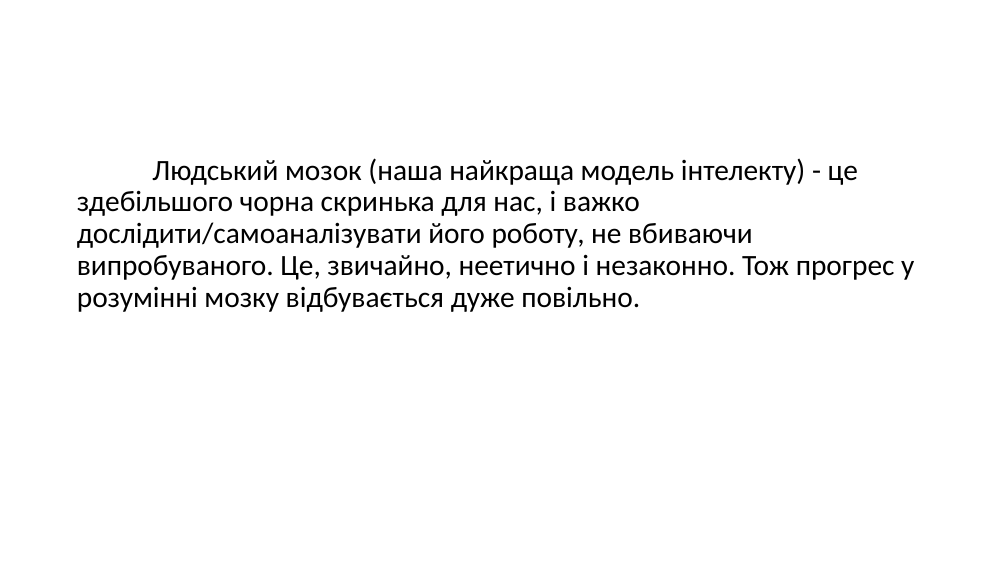
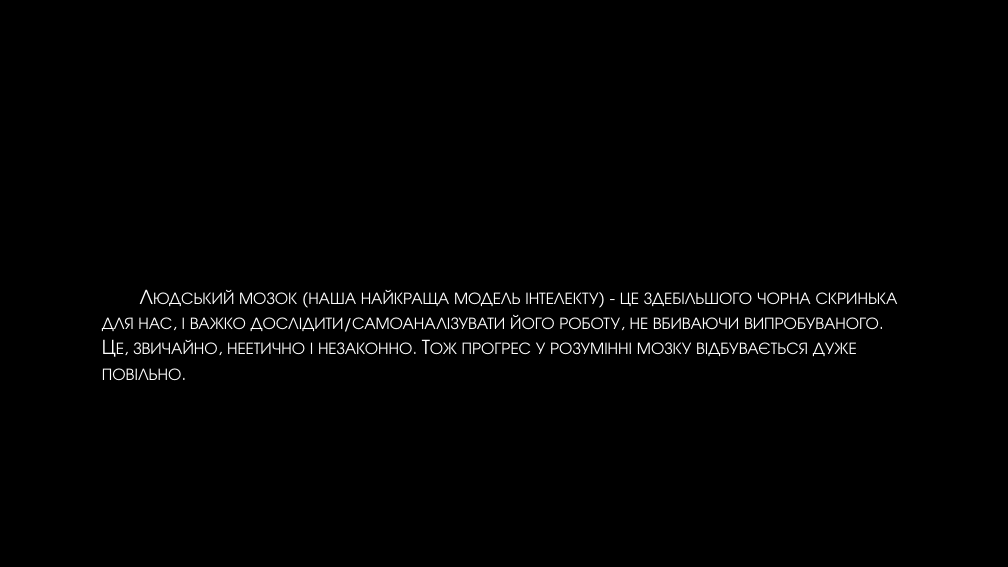
Before and after one commit to NazarkoNaN/Learning2021-2022, a slide deck: slide 14 of ОШІ/Сучасний стан та перспективи штучного інтелекту.pptx. Drawn at 1008x567 pixels with LibreOffice and Linux fonts; fonts in the diff are those of the drawing; background and template pictures are left out. Boxes give left, top, right and bottom in pixels: in the first picture for what was removed or moved away, otherwise in the second. Text is boxed around its words. In the diff, an @@ line names an element or a change of style, - is before the commit and + after.

```diff
--- a/ОШІ/Сучасний стан та перспективи штучного інтелекту.pptx
+++ b/ОШІ/Сучасний стан та перспективи штучного інтелекту.pptx
@@ background #FFFFFF to picture (left out) @@
@@ text "Людський мозок (наша найкраща модель ...": place and size @@
-text "Людський мозок (наша найкраща модель ..." at box(77, 158, 914, 312)
+text "Людський мозок (наша найкраща модель ..." at box(102, 290, 898, 380)
@@ text "Людський мозок (наша найкраща модель ..." at box(102, 290, 898, 380): size 28 to 20 pt, font Calibri to TeX Gyre Adventor, text colour #000000 to gradient #FFFFFF to #BFBFBF, small capitals on; line spacing 0.9 to 1; vertical alignment top to middle @@
```
Also in this commit, not shown: 14 other slides changed, 11 other files.
